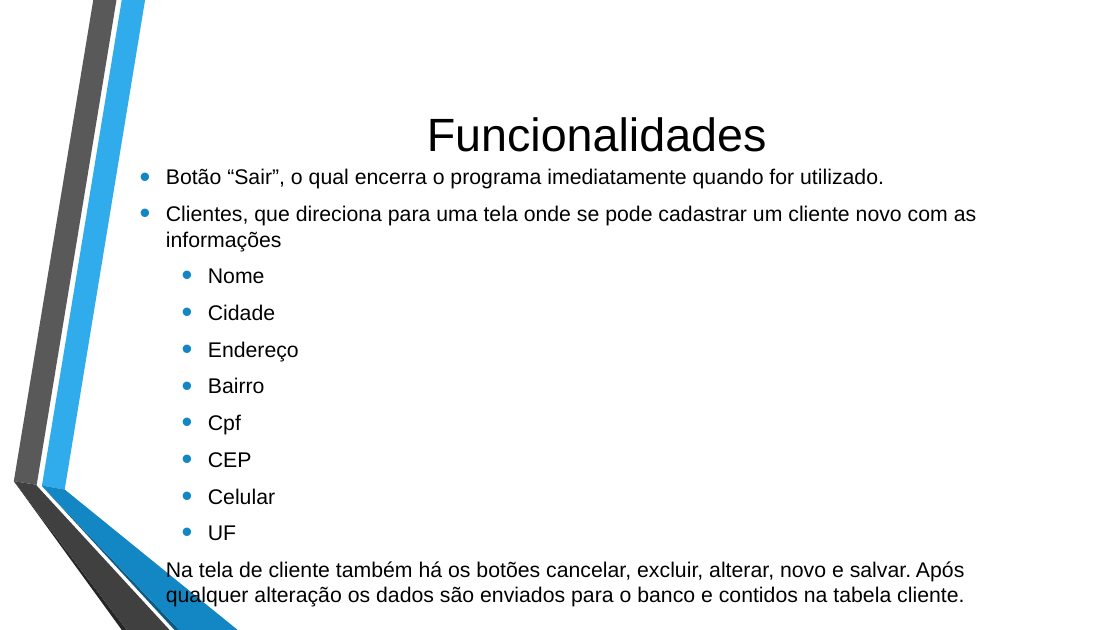
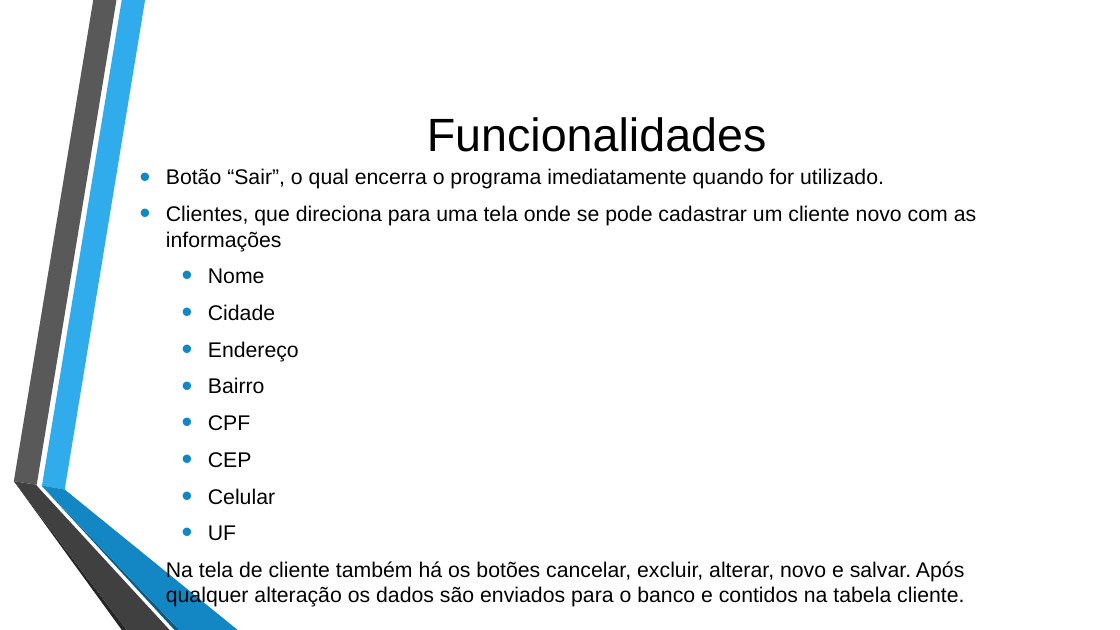
Before and after one commit to Rodrigojxj/ProjetoFinal_POO_2018.2_LocadoraDeVideo, a slide deck: slide 4 of LoopInfinito - Apresentação final.pptx. Drawn at 1120x630 pixels with LibreOffice and Linux fonts; fonts in the diff are those of the drawing; background and template pictures are left out. Boxes give left, top, right and bottom in pixels: in the first picture for what was removed or moved away, otherwise in the second. Text is boxed around its words. In the diff, an @@ line names an element or a change of style, - is before the commit and + after.

```diff
--- a/LoopInfinito - Apresentação final.pptx
+++ b/LoopInfinito - Apresentação final.pptx
@@ text at (208,415,250,430): text changed @@
-  • Cpf
+  • CPF
```
Also in this commit, not shown: 5 other slides changed.
